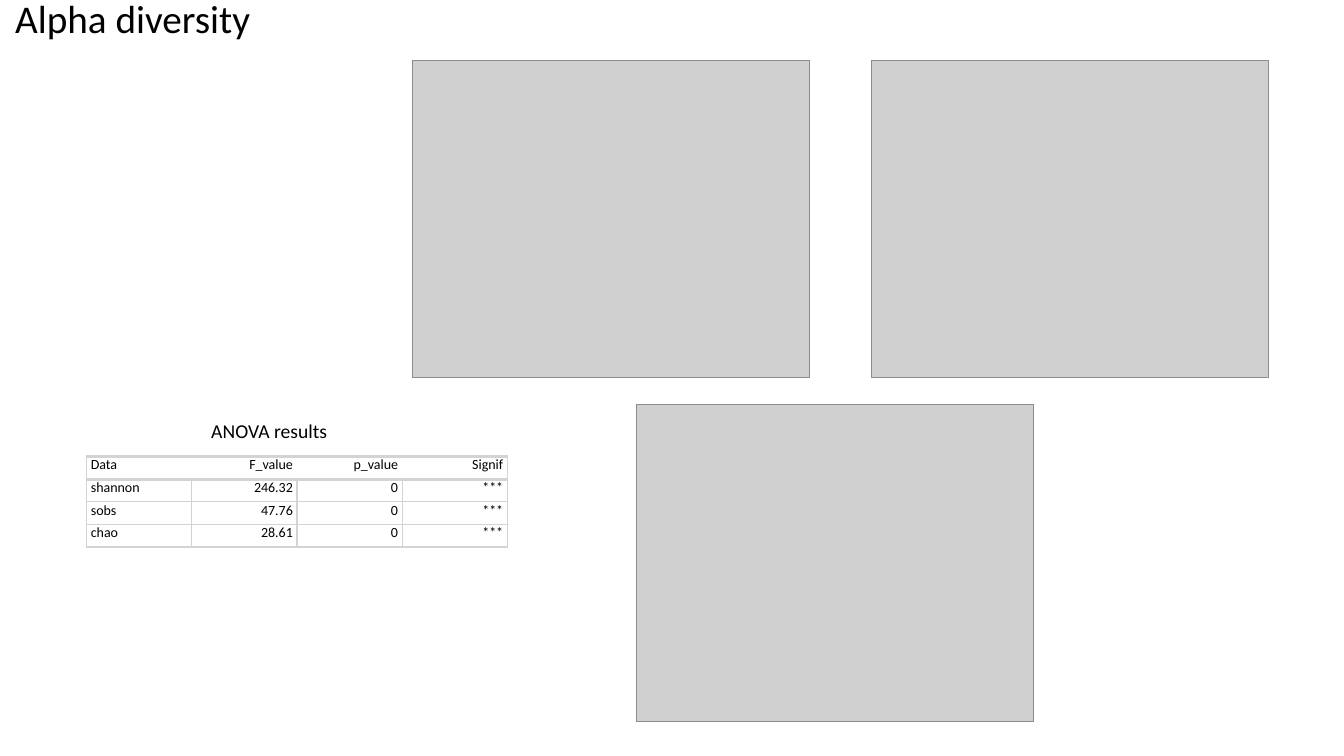
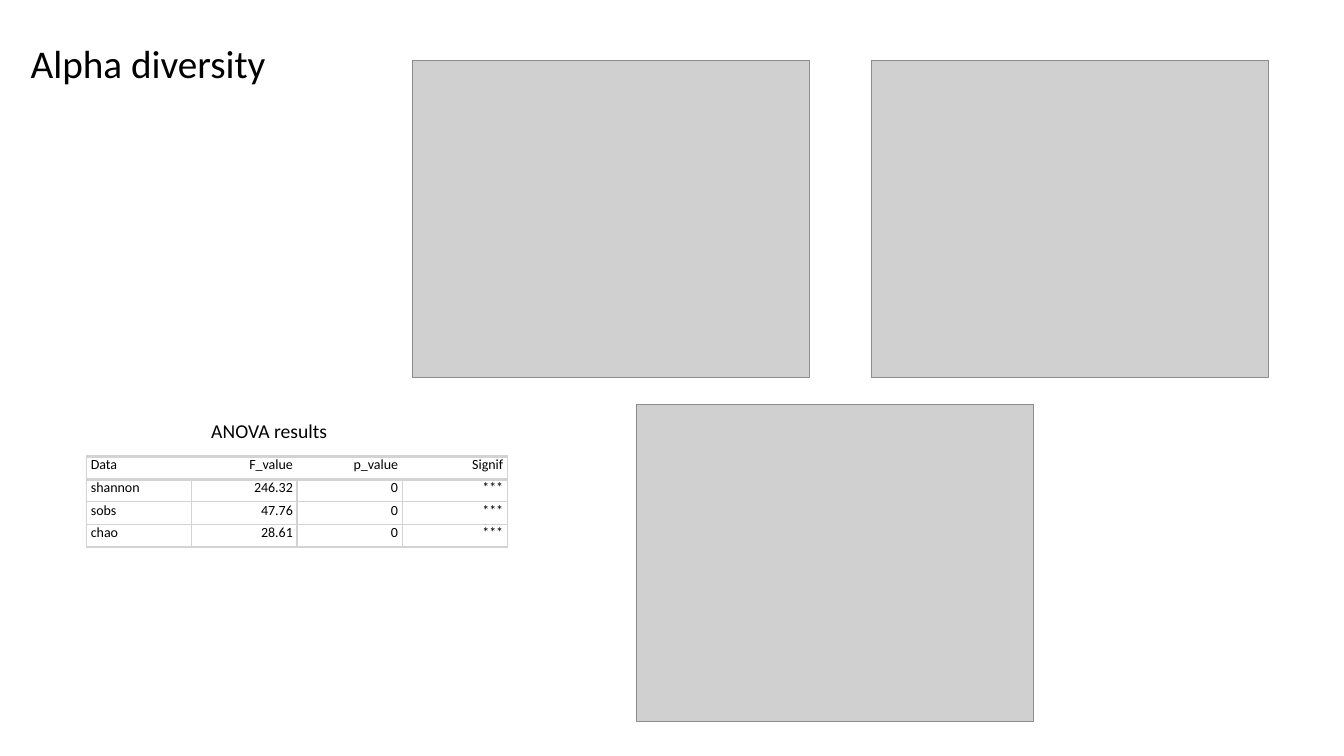
Before and after one commit to oshopina/HF_nitrogen, a slide deck: slide 9 of Nitrogen_paper.pptx (slide 8 before the commit). Drawn at 1344x756 pixels with LibreOffice and Linux fonts; fonts in the diff are those of the drawing; grey boxes stand for pictures. Boxes give left, top, right and bottom in pixels: in the first picture for what was removed or moved away, otherwise in the second. Text is boxed around its words. In the diff, an @@ line names an element or a change of style, - is before the commit and + after.

```diff
--- a/Nitrogen_paper.pptx
+++ b/Nitrogen_paper.pptx
@@ title "Alpha diversity": place and size @@
-title "Alpha diversity" at bbox=[15, 5, 250, 40]
+title "Alpha diversity" at bbox=[31, 50, 265, 85]
```
Also in this commit, not shown: 1 slide added, 1 other file.
